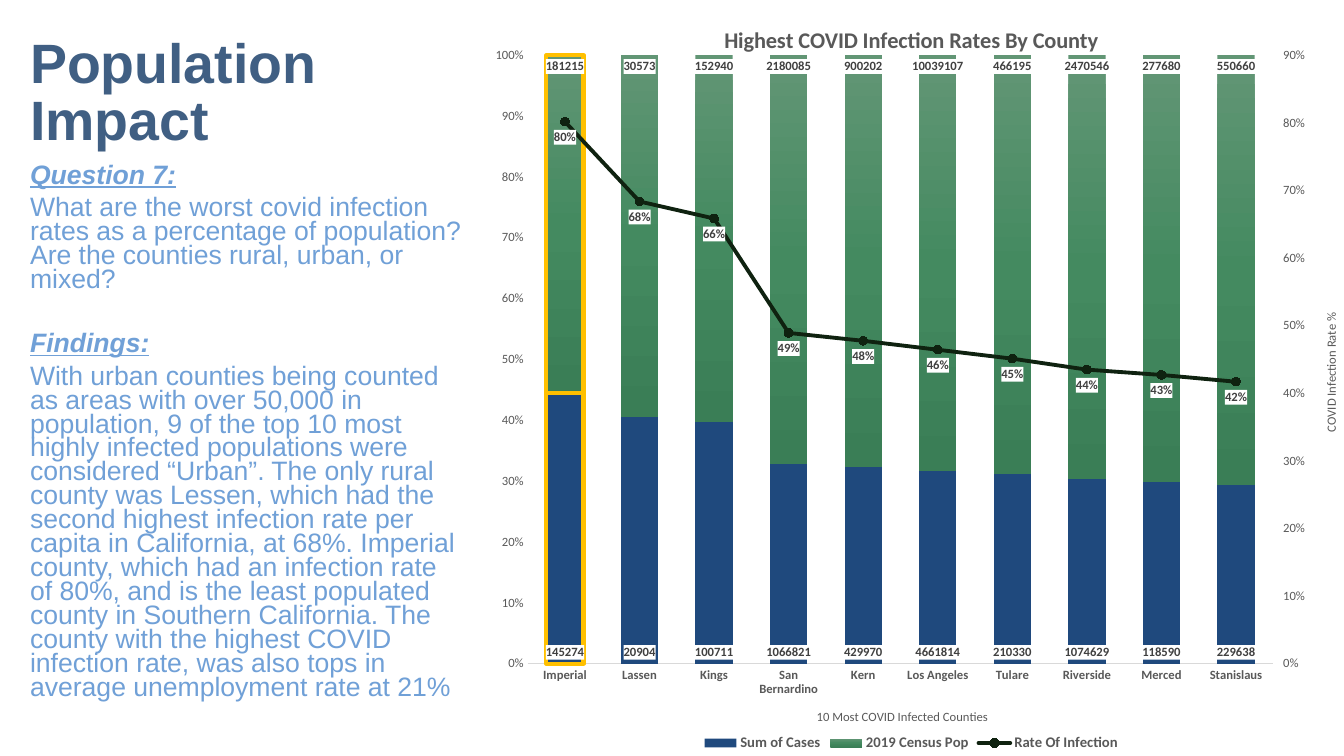
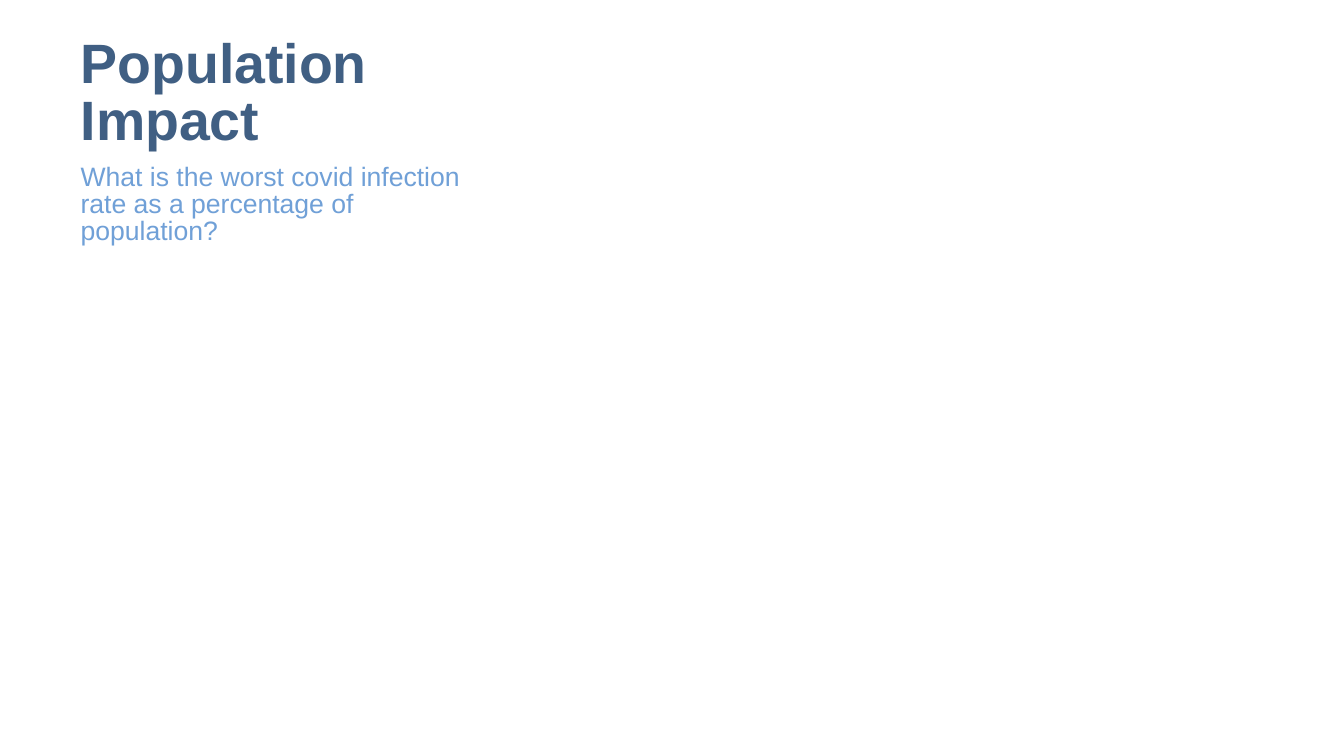
Before and after one commit to speedracer05/Covid_CalFresh, a slide deck: slide 8 of Presentation/Covid_CalFresh_v.01.pptx (slide 9 before the commit). Drawn at 1344x756 pixels with LibreOffice and Linux fonts; fonts in the diff are those of the drawing. Boxes give left, top, right and bottom in pixels: in the first picture for what was removed or moved away, otherwise in the second. Text is boxed around its words. In the diff, an @@ line names an element or a change of style, - is before the commit and + after.

Commit message:
added ppt

```diff
--- a/Presentation/Covid_CalFresh_v.01.pptx
+++ b/Presentation/Covid_CalFresh_v.01.pptx
@@ column stacked 100% chart removed at [479, 0, 1344, 756] @@
-title "Highest COVID Infection Rates By County "
-categories: Imperial, Lassen, Kings, San Bernardino, Kern, Los Angeles, Tulare, Riverside, Merced, Stanislaus
-Sum of Cases: 145274, 20904, 100711, 1066821, 429970, 4661814, 210330, 1074629, 118590, 229638
-2019 Census Pop: 181215, 30573, 152940, 2180085, 900202, 10039107, 466195, 2470546, 277680, 550660
-Rate Of Infection: 0.8, 0.68, 0.66, 0.49, 0.48, 0.46, 0.45, 0.43, 0.43, 0.42
@@ title "Population Impact": place and size @@
-title "Population Impact" at [30, 43, 316, 150]
+title "Population Impact" at [81, 43, 367, 150]
@@ text at [81, 167, 460, 246]: text changed @@
-Question 7:
-What are the worst covid infection rates as a percentage of population? Are the counties rural, urban, or mixed?
-Findings:
-With urban counties being counted as areas with over 50,000 in population, 9 of the top 10 most highly infected populations were considered “Urban”. The only rural county was Lessen, which had the second highest infection rate per capita in California, at 68%. Imperial county, which had an infection rate of 80%, and is the least populated county in Southern California. The county with the highest COVID infection rate, was also tops in average unemployment rate at 21%
+What is the worst covid infection rate as a percentage of population?
```
Also in this commit, not shown: 3 other slides changed, 1 slide added, 1 slide removed.
